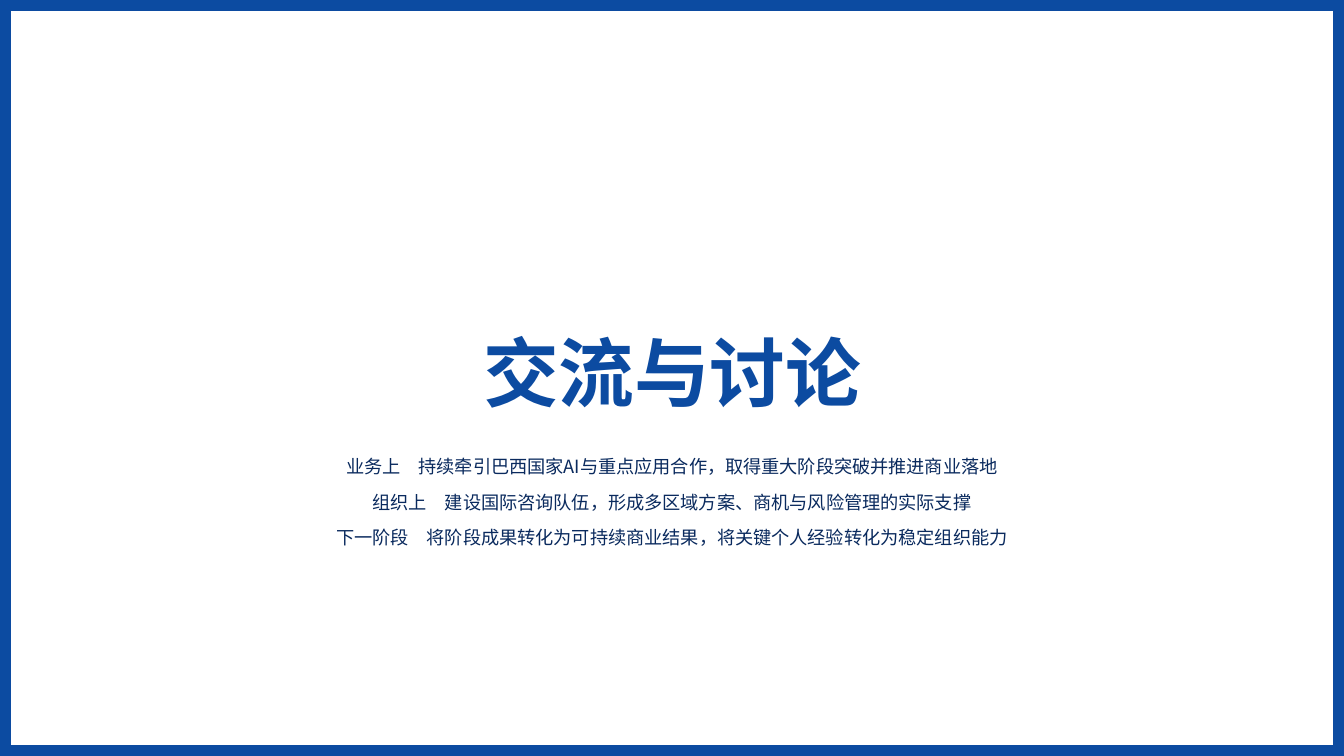
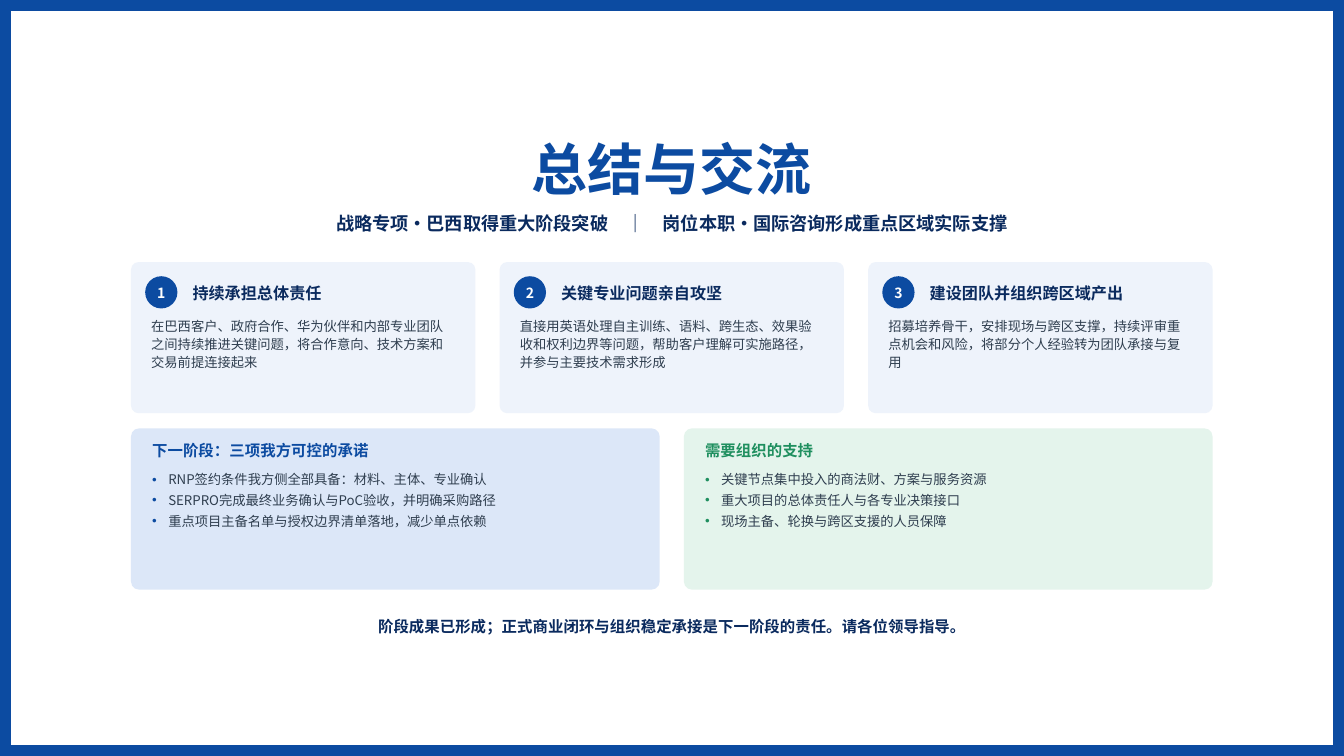
Before and after one commit to chyhcs/wyyh, a slide deck: slide 33 of 干部试用期转正述职-陈昊.pptx (slide 32 before the commit). Drawn at 1344x756 pixels with LibreOffice and Linux fonts; fonts in the diff are those of the drawing; background and template pictures are left out. Boxes give left, top, right and bottom in pixels: in the first picture for what was removed or moved away, otherwise in the second. Text is boxed around its words. In the diff, an @@ line names an element or a change of style, - is before the commit and + after.

```diff
--- a/干部试用期转正述职-陈昊.pptx
+++ b/干部试用期转正述职-陈昊.pptx
@@ text at (532, 142, 812, 195): text changed; size 54 to 40 pt @@
-交流与讨论
+总结与交流
@@ text "战略专项·巴西取得重大阶段突破 ｜ 岗位本职·国际咨询形成重点区域实际支撑" at (336, 214, 1008, 232): vertical alignment top to middle @@
@@ text at (336, 214, 1008, 232): text changed; bold on @@
-业务上 持续牵引巴西国家AI与重点应用合作，取得重大阶段突破并推进商业落地
-组织上 建设国际咨询队伍，形成多区域方案、商机与风险管理的实际支撑
-下一阶段 将阶段成果转化为可持续商业结果，将关键个人经验转化为稳定组织能力
+战略专项·巴西取得重大阶段突破 ｜ 岗位本职·国际咨询形成重点区域实际支撑
@@ rounded rectangle added at (131, 262, 476, 413), fill #EEF3FB @@
@@ rounded rectangle added at (500, 262, 845, 413), fill #EEF3FB @@
@@ rounded rectangle added at (868, 262, 1213, 413), fill #EEF3FB @@
@@ ellipse added at (145, 276, 177, 309), fill #0C4BA1, 10 pt, text #FFFFFF, bold @@
+1
@@ text added at (193, 285, 322, 301), 11.5 pt, text #0A2A5E, bold @@
+持续承担总体责任
@@ ellipse added at (514, 276, 546, 309), fill #0C4BA1, 10 pt, text #FFFFFF, bold @@
+2
@@ text added at (561, 285, 722, 301), 11.5 pt, text #0A2A5E, bold @@
+关键专业问题亲自攻坚
@@ ellipse added at (882, 276, 914, 309), fill #0C4BA1, 10 pt, text #FFFFFF, bold @@
+3
@@ text added at (930, 285, 1124, 301), 11.5 pt, text #0A2A5E, bold @@
+建设团队并组织跨区域产出
@@ text added at (151, 320, 443, 368), 9.5 pt, text #2F3E4F @@
+在巴西客户、政府合作、华为伙伴和内部专业团队之间持续推进关键问题，将合作意向、技术方案和交易前提连接起来
@@ text added at (520, 320, 812, 368), 9.5 pt, text #2F3E4F @@
+直接用英语处理自主训练、语料、跨生态、效果验收和权利边界等问题，帮助客户理解可实施路径，并参与主要技术需求形成
@@ text added at (888, 320, 1180, 368), 9.5 pt, text #2F3E4F @@
+招募培养骨干，安排现场与跨区支撑，持续评审重点机会和风险，将部分个人经验转为团队承接与复用
@@ rounded rectangle added at (131, 429, 660, 590), fill #DCE7F8 @@
@@ text added at (152, 443, 368, 458), 11 pt, text #0C4BA1, bold @@
+下一阶段：三项我方可控的承诺
@@ rounded rectangle added at (685, 429, 1214, 590), fill #E4F4EC @@
@@ text added at (705, 443, 813, 458), 11 pt, text #1F8F5F, bold @@
+需要组织的支持
@@ text added at (168, 473, 496, 527), 9.5 pt, text #2F3E4F @@
+• RNP签约条件我方侧全部具备：材料、主体、专业确认
+• SERPRO完成最终业务确认与PoC验收，并明确采购路径
+• 重点项目主备名单与授权边界清单落地，减少单点依赖
@@ text added at (721, 473, 986, 527), 9.5 pt, text #2F3E4F @@
+• 关键节点集中投入的商法财、方案与服务资源
+• 重大项目的总体责任人与各专业决策接口
+• 现场主备、轮换与跨区支援的人员保障
@@ text added at (378, 618, 965, 635), 11 pt, text #0A2A5E, bold @@
+阶段成果已形成；正式商业闭环与组织稳定承接是下一阶段的责任。请各位领导指导。
```
Also in this commit, not shown: 25 other slides changed, 7 slides added, 6 slides removed, 2 other files.
